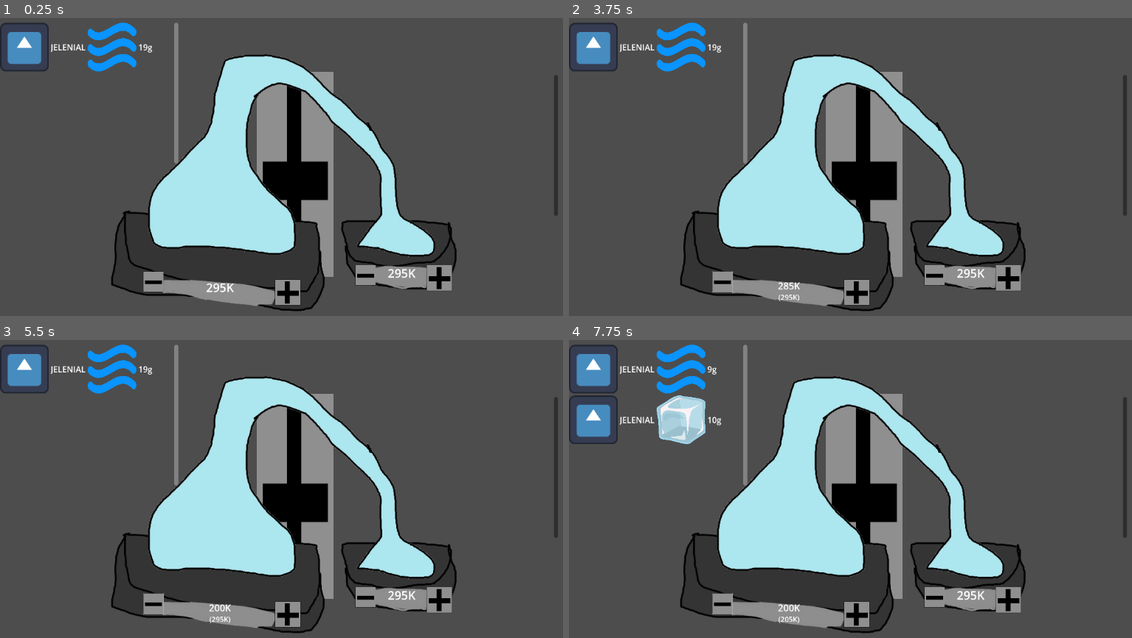
Above: before the commit, frames 1-4 (two rows, left to right).
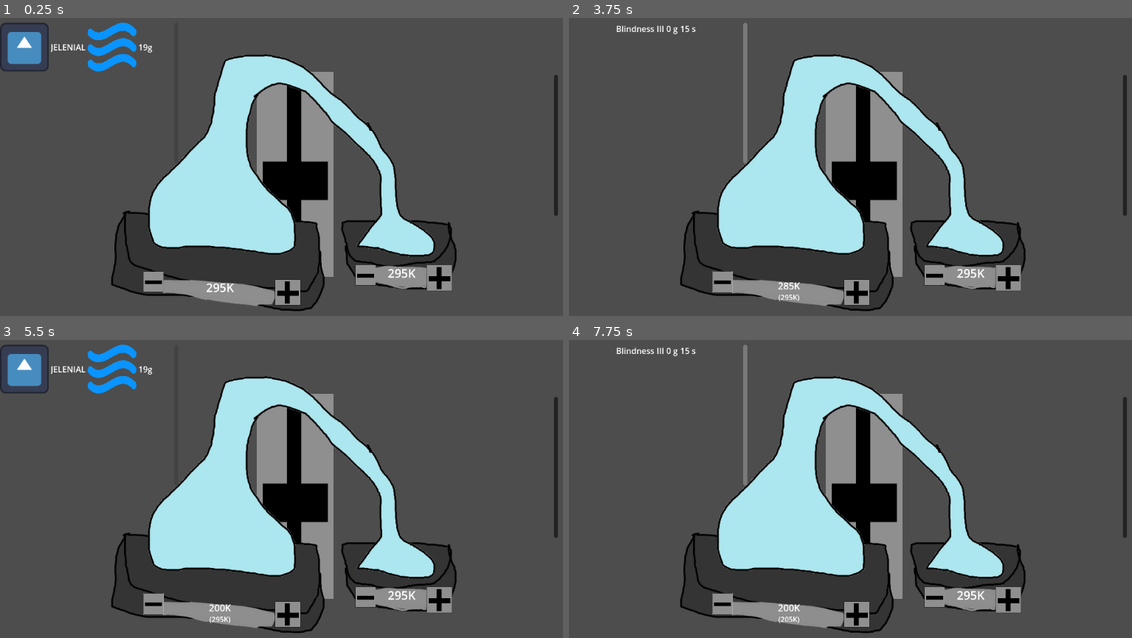
Above: after the commit, the same moments.

Repository: Gutek8134/poison-craft
Game: Godot game, scene res://scenes/prefabs/distillery.tscn
The game is run twice, just before and just after one commit, with the same random seed, the same clock (stepped at 60 frames per second) and the same inputs. Before the commit the project has no main scene; this scene is started directly in both runs. The engine's default icon, where the game draws it, is replaced by a stand-in: a white triangle on a blue panel in a dark square.
Inputs (mouse positions are in pixels of both pictures, inside the frame that each line leads up to):
- Up to frame 1 (0.25 s): no input
- Up to frame 2 (3.75 s): click (1008, 277) at 0.5 s; click (934, 274) at 1.25 s; click (856, 292) at 2 s; click (721, 280) at 2.75 s; tap Enter at 3.5 s; move the mouse to (833, 241) at 3.52 s; hold Right (Right) from 3.53 s (still down); hold Right mouse button (Switch Container Display, bound only af… from 3.53 s (still down); click (833, 241) at 3.67 s
- Up to frame 3 (5.5 s): release Right (Right) at 4.25 s; release Right mouse button (Switch Container Display, bound only af… at 4.25 s; tap Space at 4.25 s; drag from (472, 545) to (292, 494) at 4.27 s; tap Enter at 5 s; move the mouse to (118, 447) at 5.02 s; hold Left (Left) from 5.03 s (still down); hold Shift from 5.03 s (still down); click (118, 447) at 5.17 s; right-click (118, 447) at 5.3 s
- Up to frame 4 (7.75 s): release Left (Left) at 5.75 s; release Shift at 5.75 s; tap Space at 5.75, 7.25 s; drag from (895, 494) to (687, 447) at 5.77 s; tap Enter at 6.5 s; move the mouse to (777, 414) at 6.52 s; hold Left (Left) 6.53-7.25 s; hold Right mouse button (Switch Container Display, bound only af… 6.53-7.25 s; click (777, 414) at 6.67 s; tap I (inventory) at 7.15 s; drag from (991, 480) to (861, 494) at 7.27 s

The runs differ from the first frame. In frame 1, 0.4% of the frame differs, in the area x 30-32%, y 1-49%; in frame 2, 1.8%; in frame 3, 0.4%; in frame 4, 4.0%, in the area x 0-27%, y 1-35%.
Error before the commit: Invalid access to property or key 'Jelenial (liquid) solidification (scaled by 10)' on a base object of type 'Dictionary'. (res://scripts/container.gd:99)
Error after the commit: Invalid access to property or key 'Jelenial (liquid) solidification (scaled by 10)' on a base object of type 'Dictionary'. (res://scripts/container.gd:147)

Commit message:
Show effects on right click

Diff:
--- a/content/data/substance_data_resources/Jelenial_liquid.tres
+++ b/content/data/substance_data_resources/Jelenial_liquid.tres
@@ -1,15 +1,22 @@
-[gd_resource type="Resource" script_class="SubstanceData" load_steps=5 format=3 uid="uid://d2bou4fc2ccbe"]
+[gd_resource type="Resource" script_class="SubstanceData" load_steps=6 format=3 uid="uid://d2bou4fc2ccbe"]
 
 [ext_resource type="Script" path="res://scripts/dataclasses/substance_effect_data.gd" id="1_3xh53"]
 [ext_resource type="Texture2D" uid="uid://3ugdclamlyxd" path="res://icon.svg" id="1_r8sdi"]
 [ext_resource type="Script" path="res://scripts/dataclasses/substance_data.gd" id="2_dqkcc"]
 [ext_resource type="Script" path="res://scripts/dataclasses/substance_reaction_data.gd" id="3_vx2pn"]
 
+[sub_resource type="Resource" id="Resource_ar7co"]
+script = ExtResource("1_3xh53")
+minimal_dose = 0
+effect_type = 1
+seconds_to_start = 15
+effect_strength = 2
+
 [resource]
 script = ExtResource("2_dqkcc")
 substance_type = "Jelenial"
 current_state_of_matter = 1
-effects = Array[ExtResource("1_3xh53")]([])
+effects = Array[ExtResource("1_3xh53")]([SubResource("Resource_ar7co")])
 possible_reactions = Array[ExtResource("3_vx2pn")]([])
 melting_temperature = 270
 ignition_temperature = 500
--- a/project.godot
+++ b/project.godot
@@ -11,6 +11,7 @@
 [application]
 
 config/name="poison-craft"
+run/main_scene="res://scenes/levels/main.tscn"
 config/features=PackedStringArray("4.3", "Forward Plus")
 config/icon="res://icon.svg"
 
@@ -55,6 +56,11 @@
 , Object(InputEventKey,"resource_local_to_scene":false,"resource_name":"","device":-1,"window_id":0,"alt_pressed":false …(183 unchanged characters)…
 ]
 }
+"Switch Container Display"={
+"deadzone": 0.5,
+"events": [Object(InputEventMouseButton,"resource_local_to_scene":false,"resource_name":"","device":-1,"window_id":0,"alt_pressed":false,"shift_pressed":false,"ctrl_pressed":false,"meta_pressed":false,"button_mask":2,"position":Vector2(123, 15),"global_position":Vector2(132, 61),"factor":1.0,"button_index":2,"canceled":false,"pressed":true,"double_click":false,"script":null)
+]
+}
 
 [rendering]
 
--- a/scenes/prefabs/container.tscn
+++ b/scenes/prefabs/container.tscn
@@ -24,3 +24,23 @@
 layout_mode = 2
 size_flags_horizontal = 3
 size_flags_vertical = 3
+
+[node name="effect_scroll" type="ScrollContainer" parent="."]
+layout_direction = 1
+anchors_preset = 15
+anchor_right = 1.0
+anchor_bottom = 1.0
+offset_top = 1.0
+offset_right = 348.0
+offset_bottom = 276.0
+grow_horizontal = 2
+grow_vertical = 2
+size_flags_horizontal = 3
+size_flags_vertical = 3
+horizontal_scroll_mode = 0
+vertical_scroll_mode = 2
+
+[node name="effect_grid" type="GridContainer" parent="effect_scroll"]
+layout_mode = 2
+size_flags_horizontal = 3
+size_flags_vertical = 3
--- /dev/null
+++ b/scenes/prefabs/ui/effect_repr.tscn
@@ -0,0 +1,51 @@
+[gd_scene load_steps=2 format=3 uid="uid://cxlwvlsg8tida"]
+
+[ext_resource type="Script" path="res://scripts/ui/effect_repr.gd" id="1_gxqdc"]
+
+[node name="EffectRepresentation" type="HBoxContainer"]
+layout_direction = 2
+offset_right = 227.0
+offset_bottom = 71.0
+size_flags_horizontal = 3
+alignment = 1
+script = ExtResource("1_gxqdc")
+
+[node name="EffectName" type="RichTextLabel" parent="."]
+layout_mode = 2
+size_flags_horizontal = 4
+size_flags_vertical = 4
+bbcode_enabled = true
+text = "[center]JELENIAL"
+fit_content = true
+scroll_active = false
+autowrap_mode = 0
+
+[node name="Strength" type="RichTextLabel" parent="."]
+layout_mode = 2
+size_flags_horizontal = 4
+size_flags_vertical = 4
+bbcode_enabled = true
+text = "[center]V"
+fit_content = true
+scroll_active = false
+autowrap_mode = 0
+
+[node name="MinimalDose" type="RichTextLabel" parent="."]
+layout_mode = 2
+size_flags_horizontal = 4
+size_flags_vertical = 4
+bbcode_enabled = true
+text = "[center]35g"
+fit_content = true
+scroll_active = false
+autowrap_mode = 0
+
+[node name="TimeToStart" type="RichTextLabel" parent="."]
+layout_mode = 2
+size_flags_horizontal = 4
+size_flags_vertical = 4
+bbcode_enabled = true
+text = "[center]35g"
+fit_content = true
+scroll_active = false
+autowrap_mode = 0
--- a/scripts/container.gd
+++ b/scripts/container.gd
@@ -7,6 +7,7 @@
 static var room_temperature: int = 295
 
 const substance_representation_scene := (preload("res://scenes/prefabs/ui/substance_repr.tscn") as PackedScene)
+const effect_representation_scene := (preload("res://scenes/prefabs/ui/effect_repr.tscn") as PackedScene)
 
 var current_temperature: int = room_temperature:
 	set = _set_current_temperature
@@ -19,6 +20,8 @@
 
 ## key: string (substance name) = SubstanceRepresentation
 @onready var substance_representations: Dictionary = {}
+## key: string (SubstanceEffect) = EffectRepresentation
+@onready var effect_representations: Dictionary = {}
 
 @onready var data_table = SubstanceDataTable.factory()
 
@@ -28,11 +31,56 @@
 
 @onready var timers_parent_node: Node = self
 @onready var content_display := $substance_scroll/substance_grid as GridContainer
+@onready var effect_display := $effect_scroll/effect_grid as GridContainer
+
+##TODO: show effects on right-click
+
+func _ready() -> void:
+	content_display.visible = true
+	effect_display.visible = false
+	visibility_changed.connect(
+		func():
+		content_display.visible = true
+		effect_display.visible = false
+			)
+
+func _input(event):
+	if not visible or not event.is_action_pressed("Switch Container Display"):
+		return
+	effect_display.visible = !effect_display.visible
+	content_display.visible = !content_display.visible
 
 func update_substance_display() -> void:
 	for representation: SubstanceRepresentation in substance_representations.values():
 		representation.update()
 	# print(content)
+
+func update_effect_display() -> void:
+	for representation: EffectRepresentation in effect_representations.values():
+		representation.update()
+
+func update_effect_list() -> void:
+	var real_effects: Array[SubstanceEffect] = []
+	for substance_name in content.keys():
+		var substance_data: SubstanceData = data_table.data[substance_name]
+		var amount: int = content[substance_name]
+		real_effects.append_array(substance_data.effects.filter(func(x: SubstanceEffect): return x.minimal_dose <= amount and x not in real_effects))
+
+	# Difference update
+	# 1 - delete not present in real_effects
+	for effect in effect_representations.keys().duplicate():
+		if effect not in real_effects:
+			effect_representations[effect].queue_free()
+			effect_representations.erase(effect)
+
+	# 2 - add not present representations
+	for effect in real_effects:
+		if not effect_representations.has(effect):
+			var representation := effect_representation_scene.instantiate() as EffectRepresentation
+			representation.effect = effect
+			effect_display.add_child(representation)
+			effect_representations[effect] = representation
+
 
 func update_ongoing_reactions() -> void:
 	var real_reactions: Array[SubstanceReaction] = []
@@ -66,7 +114,7 @@
 			# Temperature is too low or too high
 			if conditions.min_temperature > current_temperature or conditions.max_temperature < current_temperature:
 				continue
-			# You need to mix the content in ordet for reaction to occur
+			# You need to mix the content in order for reaction to occur
 			if conditions.mixing and not is_mixing:
 				continue
 
@@ -132,6 +180,8 @@
 
 		update_ongoing_reactions()
 		update_substance_display()
+		update_effect_list()
+		update_effect_display()
 		inner_temperature_change.emit()
 
 ## Also used for removing substances
@@ -142,6 +192,8 @@
 	_add_substance(substance, amount)
 	update_ongoing_reactions()
 	update_substance_display()
+	update_effect_list()
+	update_effect_display()
 
 # LRU cache of size 1
 var __cached_effects: Array[SubstanceEffect]
@@ -206,3 +258,5 @@
 	current_temperature = new_temperature
 	update_ongoing_reactions()
 	update_substance_display()
+	update_effect_list()
+	update_effect_display()
--- /dev/null
+++ b/scripts/ui/effect_repr.gd
@@ -0,0 +1,22 @@
+class_name EffectRepresentation
+
+extends BoxContainer
+
+@export var effect: SubstanceEffect
+
+
+func _init(p_effect: SubstanceEffect = null):
+	if p_effect != null:
+		effect = p_effect
+
+func _ready():
+	update()
+
+func update() -> void:
+	if not effect or not is_instance_valid(effect):
+		return
+
+	($EffectName as RichTextLabel).text = "[center]%s[/center]" % [["Death", "Blindness", "Bleeding", "Memory Loss"][effect.effect_type]]
+	($Strength as RichTextLabel).text = "[center]%s[/center]" % [["I", "II", "III", "IV", "V"][effect.effect_strength]]
+	($MinimalDose as RichTextLabel).text = "[center]%d[/center] g" % [effect.minimal_dose]
+	($TimeToStart as RichTextLabel).text = "[center]%d[/center] s" % [effect.seconds_to_start]
